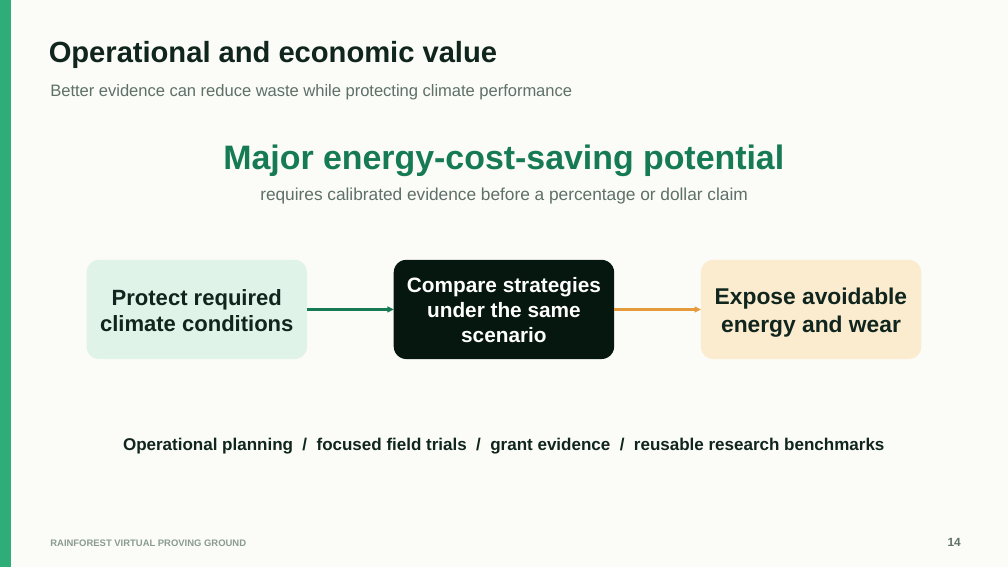
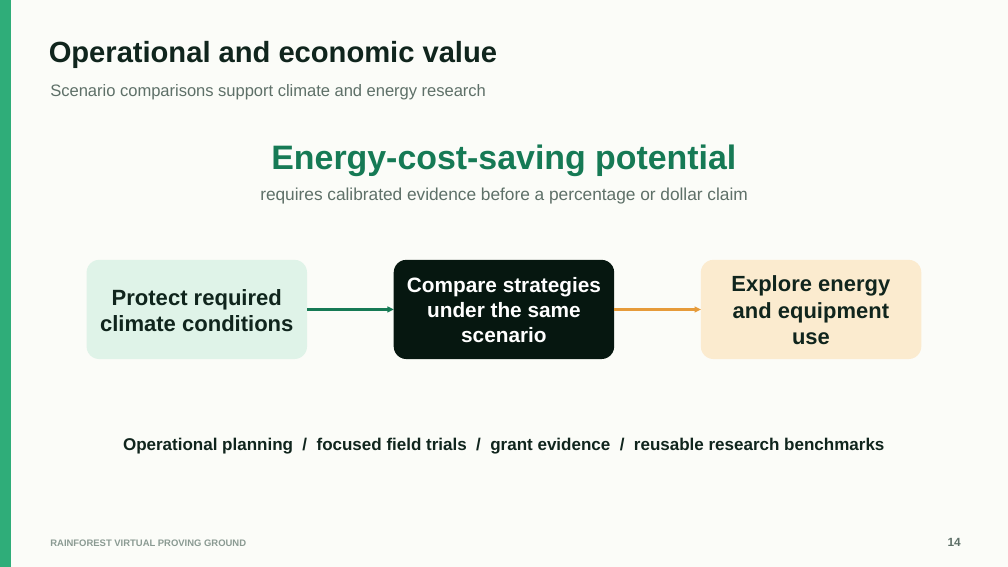
Before and after one commit to DimitriBolt/DigitalTwin, a slide deck: slide 14 of presentation/output/RainForest_Virtual_Proving_Ground.pptx. Drawn at 1008x567 pixels with LibreOffice and Linux fonts; fonts in the diff are those of the drawing. Boxes give left, top, right and bottom in pixels: in the first picture for what was removed or moved away, otherwise in the second. Text is boxed around its words. In the diff, an @@ line names an element or a change of style, - is before the commit and + after.

```diff
--- a/presentation/output/RainForest_Virtual_Proving_Ground.pptx
+++ b/presentation/output/RainForest_Virtual_Proving_Ground.pptx
@@ text at (x1=50, y1=84, x2=486, y2=100): text changed @@
-Better evidence can reduce waste while protecting climate performance
+Scenario comparisons support climate and energy research
@@ text at (x1=271, y1=144, x2=736, y2=176): text changed @@
-Major energy-cost-saving potential
+Energy-cost-saving potential
@@ text in rounded rectangle at (x1=731, y1=275, x2=890, y2=345): text changed; size 21.8 to 21 pt @@
-Expose avoidable
-energy and wear
+Explore energy
+and equipment use
```
Also in this commit, not shown: 8 other slides changed, 1 slide added, 1 slide removed, 4 other files.
